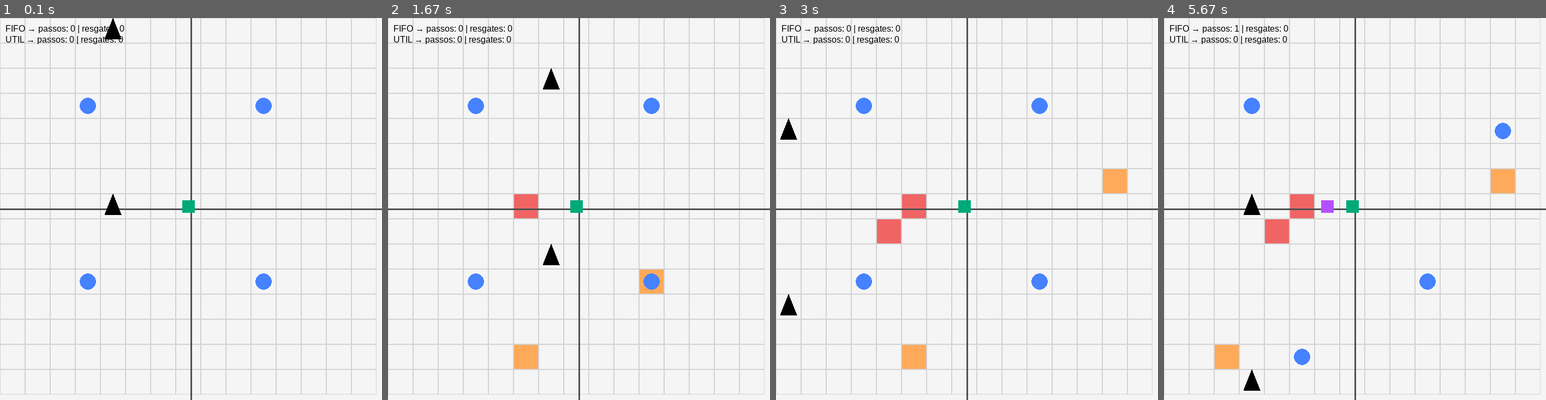
Above: before the commit, frames 1-4 (left to right).
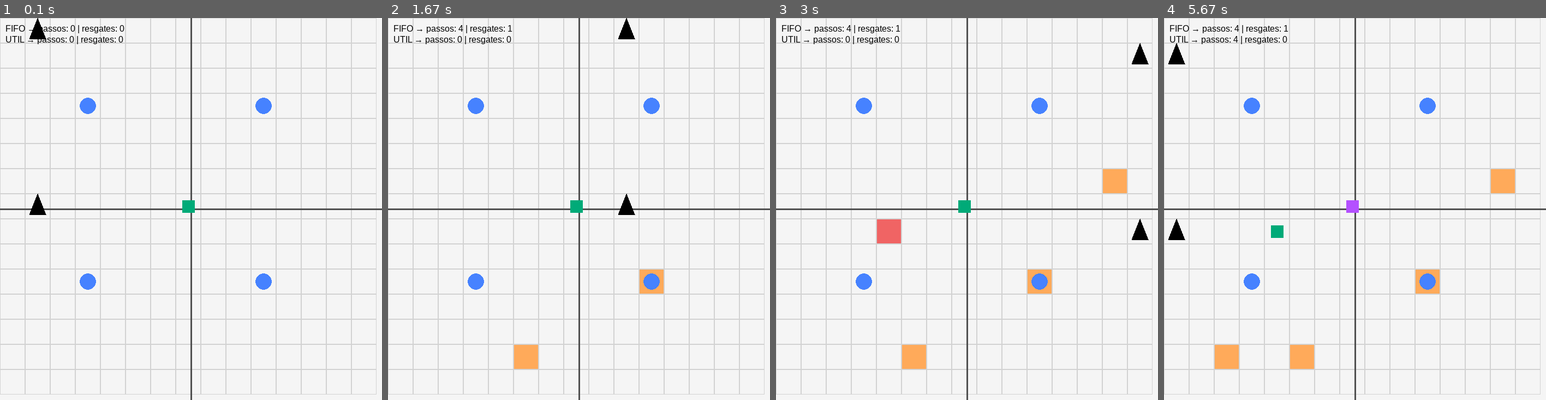
Above: after the commit, the same moments.

Repository: rochelAsc/Sistema-de-Gestao-de-Emergencias-em-uma-Smart-City
Game: pygame game, started from simulador/main.py
The game is run twice, just before and just after one commit, with the same random seed, the same clock (stepped at 60 frames per second) and the same inputs.
Inputs:
- Up to frame 1 (0.1 s): no input
- Up to frame 2 (1.67 s): no input
- Up to frame 3 (3 s): no input
- Up to frame 4 (5.67 s): tap Space at 5.53 s

The runs differ from the first frame. In frame 1, 0.5% of the frame differs, in the area x 7-32%, y 0-52%; in frame 2, 0.9%; in frame 3, 1.2%; in frame 4, 2.6%, in the area x 1-91%, y 1-98%.

Commit message:
atualizando regras do bdi de bombeiros e socorristas

Diff:
--- a/simulador/agentes/bdi.py
+++ b/simulador/agentes/bdi.py
@@ -44,41 +44,23 @@
         if not self.vitimas_pendentes:
             return
 
-        nova_fila = []
+        print(f"[BDI] despachando {len(self.vitimas_pendentes)} vítimas")
 
         for vitima in self.vitimas_pendentes:
 
-            fifo_livre = self.socorrista_fifo.disponivel()
-            util_livre = self.socorrista_util.disponivel()
-
-            # nenhum disponível → mantém na fila
-            if not fifo_livre and not util_livre:
-                nova_fila.append(vitima)
-                continue
-
-            # alternância inteligente
-            if self.turno == 0 and fifo_livre:
+            # alternância simples (não depende mais de disponibilidade)
+            if self.turno == 0:
                 print(f"[BDI] enviando vítima {vitima} para SOCORRISTA FIFO")
                 self.socorrista_fifo.receber_vitima(vitima)
                 self.turno = 1
 
-            elif self.turno == 1 and util_livre:
+            else:
                 print(f"[BDI] enviando vítima {vitima} para SOCORRISTA UTIL")
                 self.socorrista_util.receber_vitima(vitima)
                 self.turno = 0
 
-            else:
-                # fallback: manda pra quem estiver livre
-                if fifo_livre:
-                    print(f"[BDI] enviando vítima {vitima} para SOCORRISTA FIFO")
-                    self.socorrista_fifo.receber_vitima(vitima)
-                elif util_livre:
-                    print(f"[BDI] enviando vítima {vitima} para SOCORRISTA UTIL")
-                    self.socorrista_util.receber_vitima(vitima)
-                else:
-                    nova_fila.append(vitima)
-
-        self.vitimas_pendentes = nova_fila
+        # limpa fila depois de despachar tudo
+        self.vitimas_pendentes = []
 
     def despachar_bombeiros(self, ambiente):
         fogos_por_quadrante = {1: [], 2: [], 3: [], 4: []}
@@ -144,7 +126,7 @@
         self.vitimas_pendentes = [
             v for v in self.vitimas_pendentes if ambiente.eh_vitima(*v)
         ]
-
+        # remove fogos já apagados
         self.fogos = {f for f in self.fogos if ambiente.eh_fogo(*f)}
 
     def atualizar(self, ambiente):
--- a/simulador/agentes/bombeiro.py
+++ b/simulador/agentes/bombeiro.py
@@ -1,5 +1,3 @@
-from core.ambiente import Ambiente
-
 class Bombeiro:
     def __init__(self, id_bombeiro, ambiente, quadrante):
         self.id = id_bombeiro
@@ -52,24 +50,17 @@
         self.passos += 1
 
     def agir(self):
+        # se não tem destino, espera ordem
         if not self.destino:
             return
 
-        if self.destino:
-            self.mover_passo()
+        self.mover_passo()
 
-            # Se chegou no destino
-            if (self.x, self.y) == self.destino:
-                if self.ambiente.eh_fogo(self.x, self.y):
-                    print(f"[BOMBEIRO {self.id}] apagou fogo em {(self.x, self.y)}")
-                    self.ambiente.resolver_incidente(self.x, self.y)
-
-                self.destino = None
-                self.ocupado = False
-
-        else:
-            if (self.x, self.y) != self.base:
-                self.destino = self.base
-                self.mover_passo
-            else:
-                self.destino = None
+        # Se chegou no destino
+        if (self.x, self.y) == self.destino:
+            if self.ambiente.eh_fogo(self.x, self.y):
+                print(f"[BOMBEIRO {self.id}] apagou fogo em {(self.x, self.y)}")
+                self.ambiente.resolver_incidente(self.x, self.y)
+            # libera para nova ordem
+            self.destino = None
+            self.ocupado = False
--- a/simulador/agentes/drone.py
+++ b/simulador/agentes/drone.py
@@ -1,5 +1,4 @@
 from core.ambiente import FOGO, VITIMA
-import random
 
 class Drone:
     def __init__(self, id_drone, ambiente, bdi, x_inicial=0, y_inicial=0):
--- a/simulador/core/ambiente.py
+++ b/simulador/core/ambiente.py
@@ -41,15 +41,6 @@
         else:
             return 4                            # Canto Inferior Direito
 
-    # Sincroniza o dicionário com a grade
-    def atualizar_incidentes(self):
-        self.incidentes.clear()
-
-        for x in range(self.tamanho):
-            for y in range(self.tamanho):
-                if self.grade[x][y] != VAZIO:
-                    self.incidentes[(x, y)] = self.grade[x][y]
-
     # Adiciona um incidente na grade ('Fogo' ou 'Vítima') se a célula estiver vazia.
     def adicionar_incidente(self, x, y, tipo):
         if not self.dentro_limite(x, y):
@@ -71,24 +62,3 @@
             # remove do dicionário
             if (x, y) in self.incidentes:
                 del self.incidentes[(x, y)]
-
-    def listar_incidentes(self):
-        fogos = []
-        vitimas = []
-
-        for (x, y), tipo in self.incidentes.items():
-            if tipo == FOGO:
-                fogos.append((x, y))
-            elif tipo == VITIMA:
-                vitimas.append((x, y))
-
-        return fogos, vitimas
-
-    def gerar_incidentes(self, prob=0.05):
-        for x in range(self.tamanho):
-            for y in range(self.tamanho):
-                if self.grade[x][y] == VAZIO:
-                    if random.random() < prob:
-                        tipo = random.choice([FOGO, VITIMA])
-                        self.grade[x][y] = tipo
-                        self.incidentes[(x, y)] = tipo
--- a/simulador/main.py
+++ b/simulador/main.py
@@ -12,7 +12,7 @@
 CONFIG = {
     "FPS": 5,
     "PROB_EVENTO": 0.3,
-    "DRONE_STEPS": 4
+    "DRONE_STEPS": 1
 }
 
 def gerar_posicao_balanceada(tamanho):
